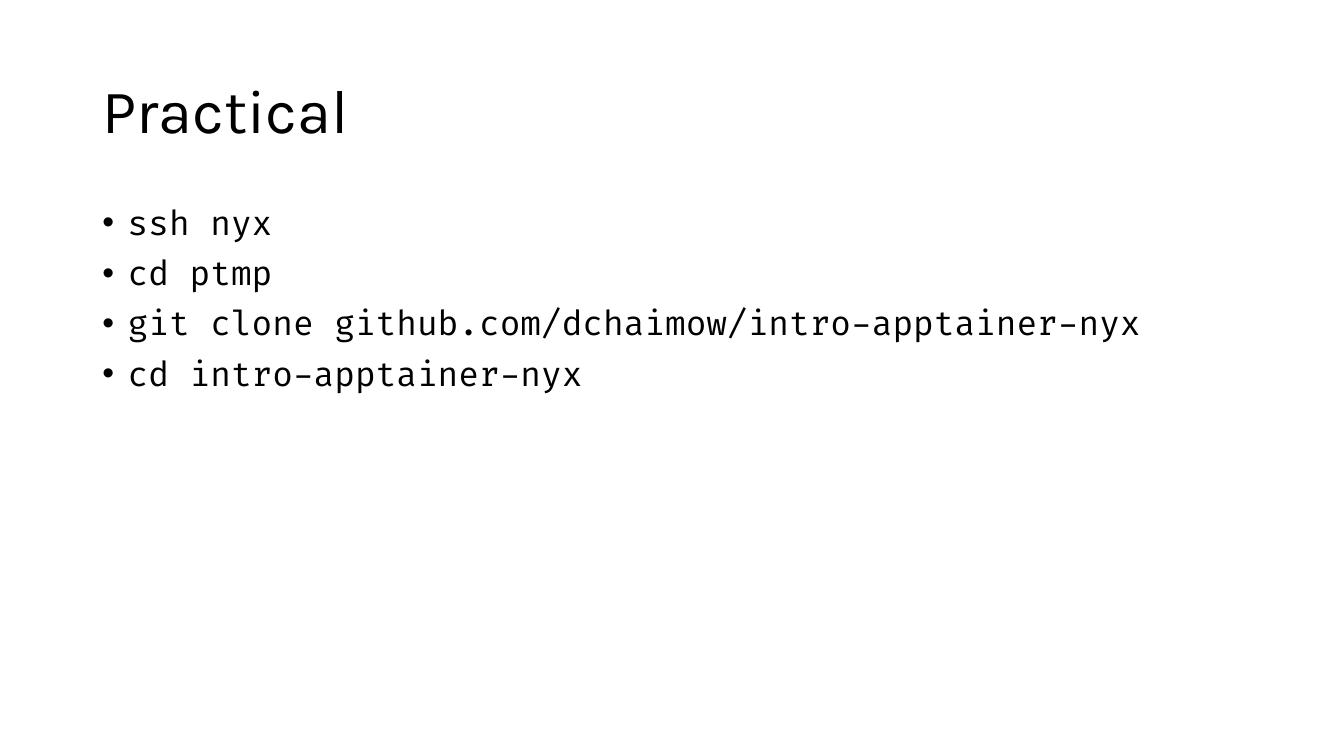
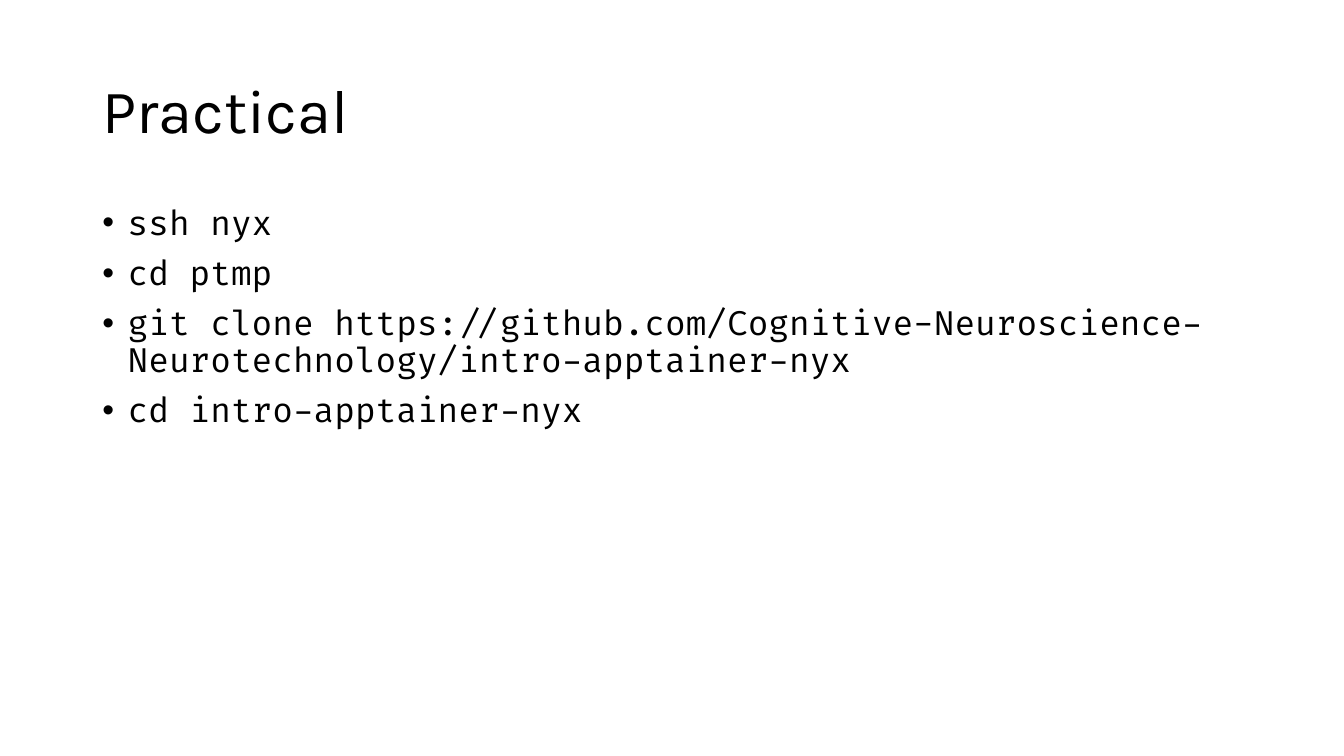
Before and after one commit to Cognitive-Neuroscience-Neurotechnology/intro-apptainer-nyx, a slide deck: slide 13 of container_presentation_lab-meeting.pptx. Drawn at 1344x756 pixels with LibreOffice and Linux fonts; fonts in the diff are those of the drawing. Boxes give left, top, right and bottom in pixels: in the first picture for what was removed or moved away, otherwise in the second. Text is boxed around its words. In the diff, an @@ line names an element or a change of style, - is before the commit and + after.

Commit message:
update repo address in presentation

```diff
--- a/container_presentation_lab-meeting.pptx
+++ b/container_presentation_lab-meeting.pptx
@@ text at (128, 309, 1202, 380): text changed @@
-• git clone github.com/dchaimow/intro-apptainer-nyx
+• git clone https://github.com/Cognitive-Neuroscience-Neurotechnology/intro-apptainer-nyx
```
